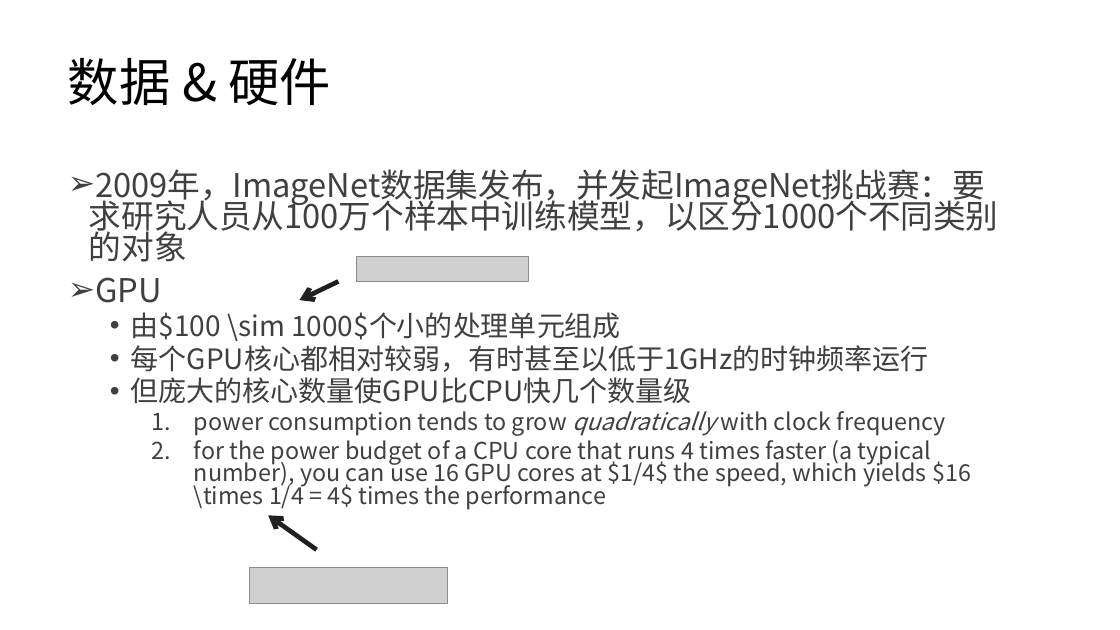
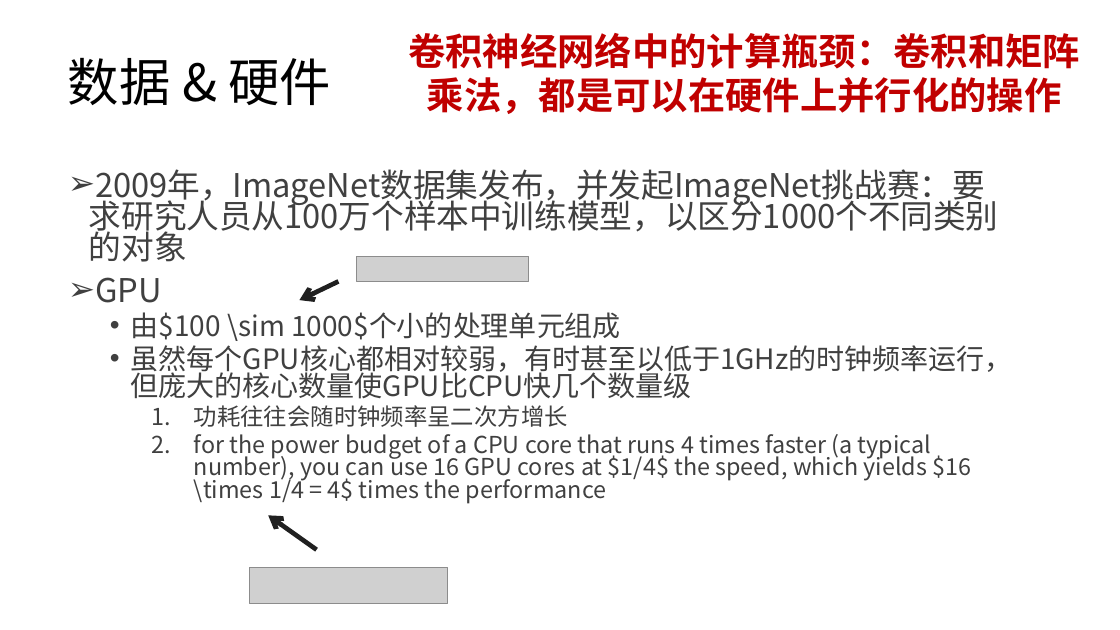
Before and after one commit to lezhang-thu/security_content, a slide deck: slide 13 of 卷积神经网络-b.pptx (slide 12 before the commit). Drawn at 1120x630 pixels with LibreOffice and Linux fonts; fonts in the diff are those of the drawing; grey boxes stand for pictures. Boxes give left, top, right and bottom in pixels: in the first picture for what was removed or moved away, otherwise in the second. Text is boxed around its words. In the diff, an @@ line names an element or a change of style, - is before the commit and + after.

```diff
--- a/卷积神经网络-b.pptx
+++ b/卷积神经网络-b.pptx
@@ text added at box(408, 33, 1080, 114), 32 pt, text #C00000, bold @@
+卷积神经网络中的计算瓶颈：卷积和矩阵乘法，都是可以在硬件上并行化的操作
@@ text at box(131, 345, 1013, 427): text changed; size 20 to 24 pt @@
-  • 每个GPU核心都相对较弱，有时甚至以低于1GHz的时钟频率运行
-  • 但庞大的核心数量使GPU比CPU快几个数量级
-    1. power consumption tends to grow quadratically with clock frequency
+  • 虽然每个GPU核心都相对较弱，有时甚至以低于1GHz的时钟频率运行，但庞大的核心数量使GPU比CPU快几个数量级
+    1. 功耗往往会随时钟频率呈二次方增长
```
Also in this commit, not shown: 9 other slides changed, 25 slides added, 16 other files.
